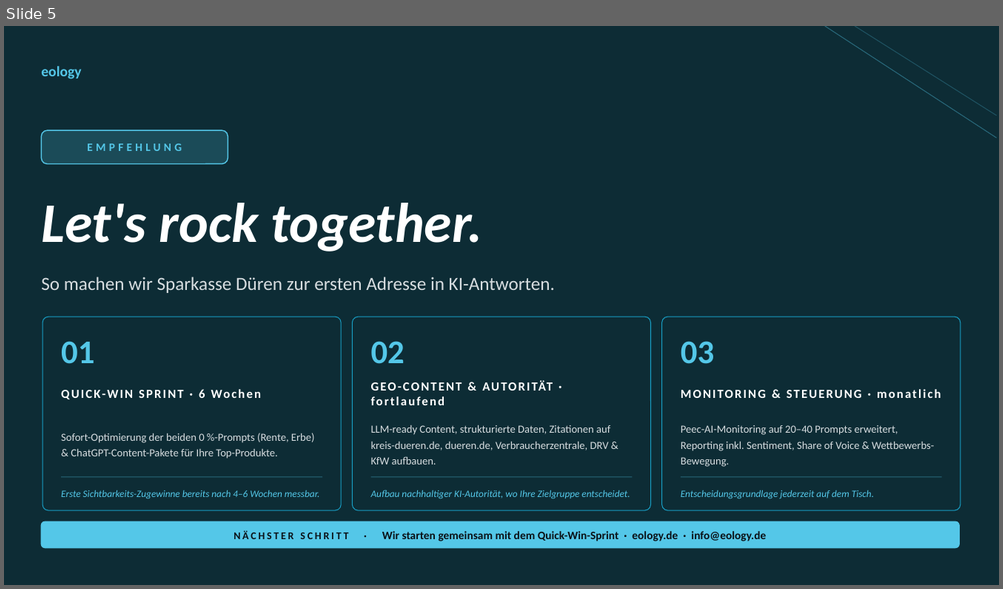
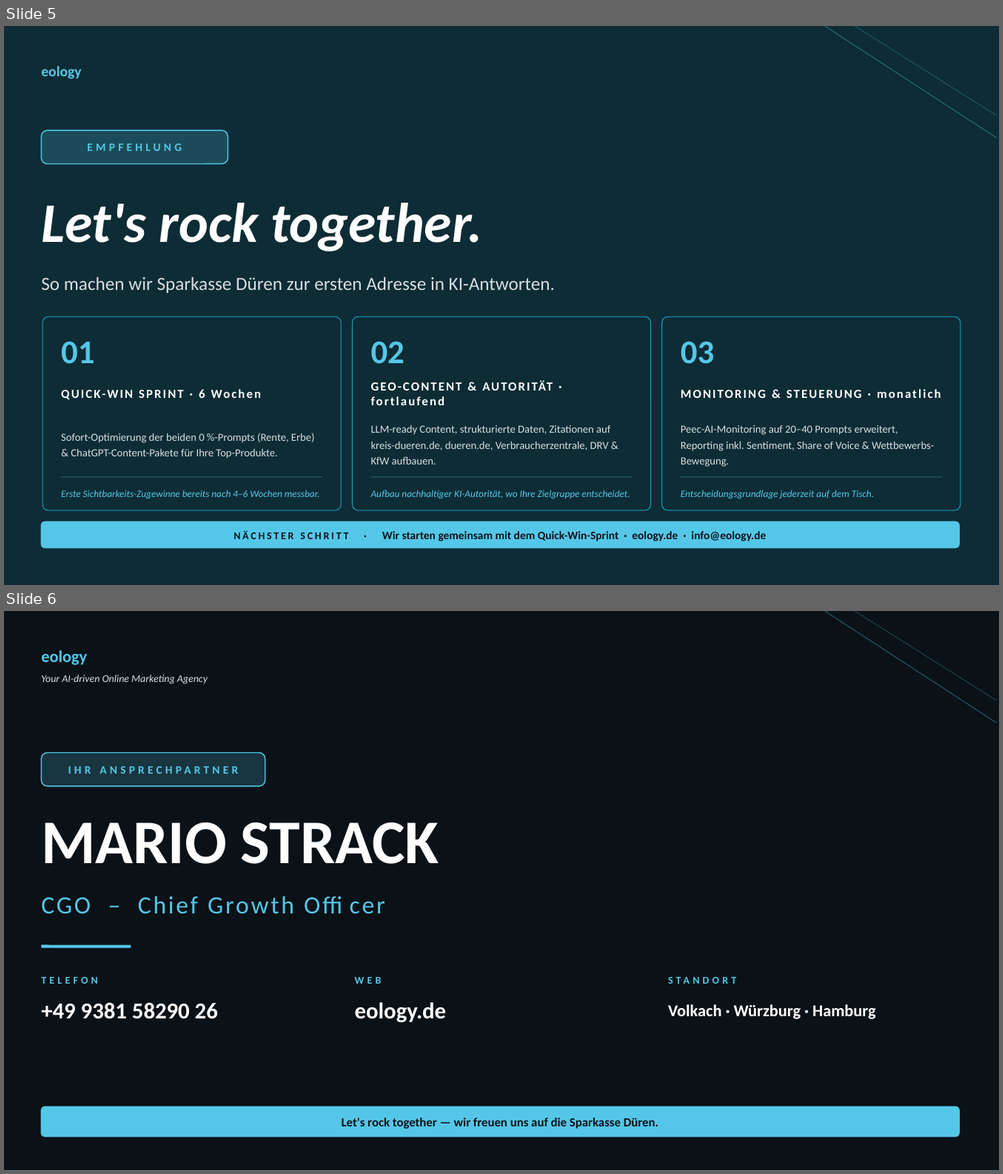
Before and after one commit to dariog-code/claude-recherche, a slide deck: kunden/sparkasse-dueren/decks/sparkasse_dueren_pitch.pptx. Shown one above the other, each under a label of ours: slide 5 before the commit, slides 5 and 6 after it. The pictures are 1003x589 and 1003x1174 pixels, drawn with LibreOffice and Linux fonts; fonts in the diff are those of the drawing. Boxes give left, top, right and bottom in pixels: in the first picture for what was removed or moved away, otherwise in the second. Text is boxed around its words. In the diff, an @@ line names an element or a change of style, - is before the commit and + after.

```diff
--- a/kunden/sparkasse-dueren/decks/sparkasse_dueren_pitch.pptx
+++ b/kunden/sparkasse-dueren/decks/sparkasse_dueren_pitch.pptx
@@ slide 6 added at [4,611,999,1170], background #0A1117 @@
@@ line added from (825, 611) to (996, 723), #54C7E8 0.75 pt @@
@@ line added from (854, 611) to (996, 701), #54C7E8 0.75 pt @@
@@ text added at [41,650,87,665], 16 pt, text #54C7E8, bold @@
+eology
@@ text added at [41,675,208,684], 10 pt, text #D7DDE0, italic @@
+Your AI-driven Online Marketing Agency
@@ rounded rectangle added at [41,753,265,786], fill #54C7E8 at 20% opacity, outline #54C7E8 1 pt @@
@@ text added at [41,753,265,786], 11 pt, text #54C7E8, bold @@
+IHR ANSPRECHPARTNER
@@ text added at [41,823,439,864], 60 pt, text #FFFFFF, bold @@
+MARIO STRACK
@@ text added at [41,896,294,914], 24 pt, text #54C7E8 @@
+CGO – Chief Growth Officer
@@ line added from (41, 947) to (131, 947), #54C7E8 3 pt @@
@@ text added at [41,977,98,984], 10 pt, text #54C7E8, bold @@
+TELEFON
@@ text added at [355,977,381,984], 10 pt, text #54C7E8, bold @@
+WEB
@@ text added at [668,969,967,991], 10 pt, text #54C7E8, bold @@
+STANDORT
@@ text added at [41,1002,218,1019], 22 pt, text #FFFFFF, bold @@
++49 9381 58290 26
@@ text added at [355,1002,446,1023], 22 pt, text #FFFFFF, bold @@
+eology.de
@@ text added at [668,1005,875,1019], 16 pt, text #FFFFFF, bold @@
+Volkach · Würzburg · Hamburg
@@ rounded rectangle added at [41,1107,959,1137], fill #54C7E8, outline #54C7E8 1 pt @@
@@ text added at [341,1118,658,1129], 12 pt, text #0A1117, bold @@
+Let's rock together — wir freuen uns auf die Sparkasse Düren.
```
Also in this commit, not shown: 4 slides changed.
